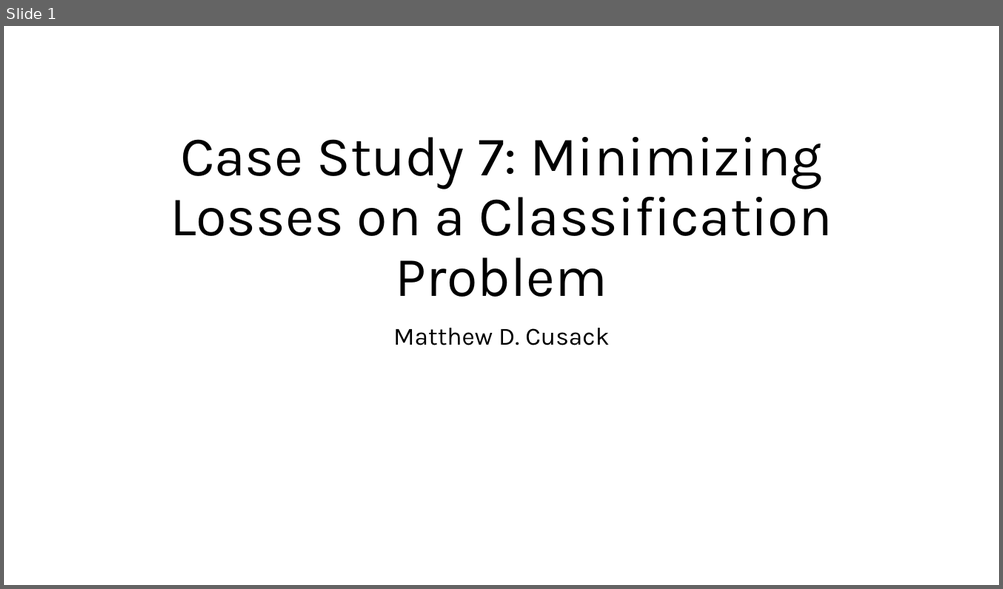
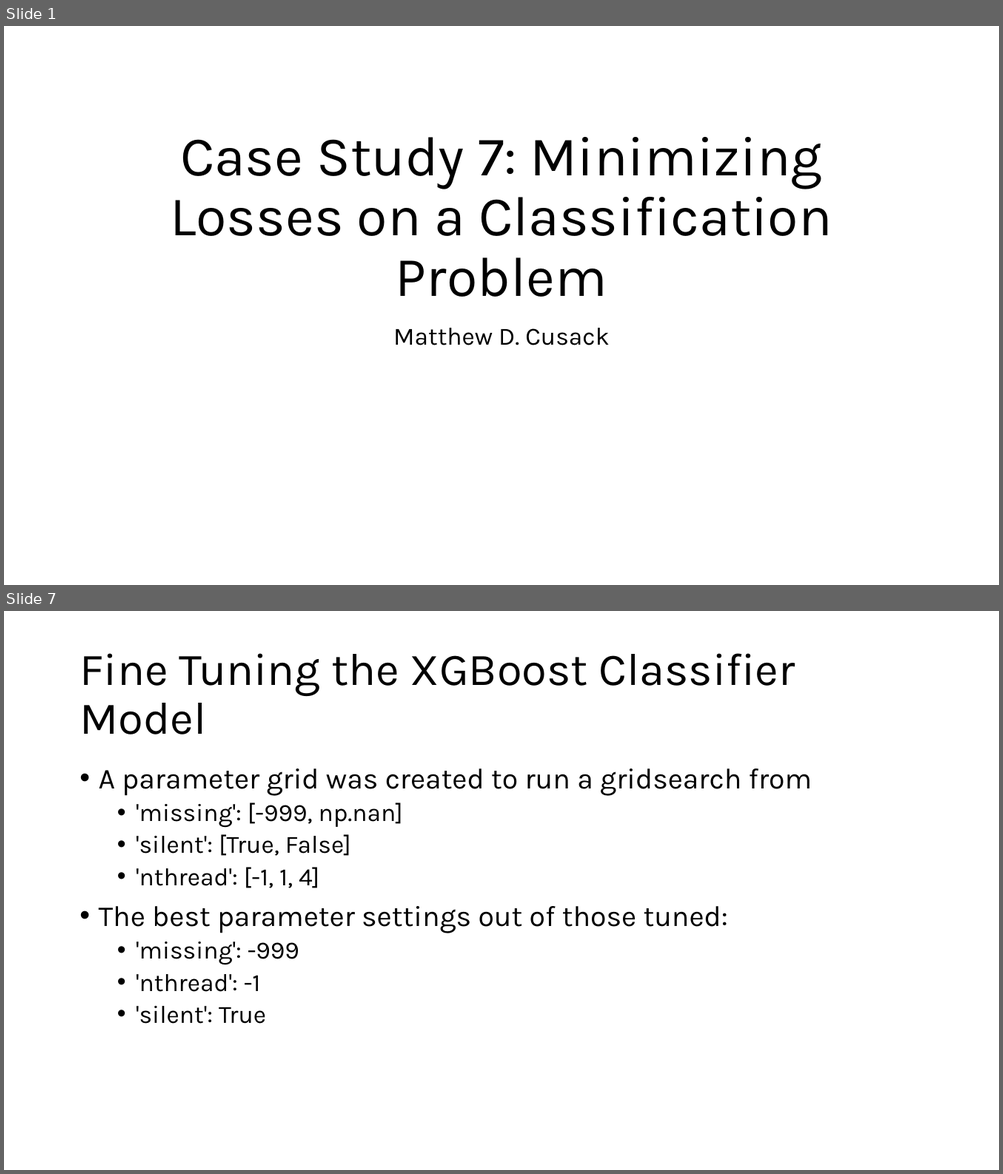
Before and after one commit to Mcusac/Case-Study-X, a slide deck: Cusack_Matthew_CaseStudy7.pptx. Shown one above the other, each under a label of ours: slide 1 before the commit, slides 1 and 7 after it; the slides between them are not shown. The pictures are 1003x589 and 1003x1174 pixels, drawn with LibreOffice and Linux fonts; fonts in the diff are those of the drawing. Boxes give left, top, right and bottom in pixels: in the first picture for what was removed or moved away, otherwise in the second. Text is boxed around its words. In the diff, an @@ line names an element or a change of style, - is before the commit and + after.

```diff
--- a/Cusack_Matthew_CaseStudy7.pptx
+++ b/Cusack_Matthew_CaseStudy7.pptx
@@ slide 7 added at [4,611,999,1170], background #FFFFFF @@
@@ title added at [79,653,794,735], 44 pt, text #000000 @@
+Fine Tuning the XGBoost Classifier Model
@@ text added at [99,769,812,1024], 24 pt, text #000000 @@
+• A parameter grid was created to run a gridsearch from
+  • 'missing': [-999, np.nan]
+  • 'silent': [True, False]
+  • 'nthread': [-1, 1, 4]
+• The best parameter settings out of those tuned:
+  • 'missing': -999
+  • 'nthread': -1
+  • 'silent': True
```
Also in this commit, not shown: 10 slides changed, 5 other slides added, 3 slides removed, 15 other files.
